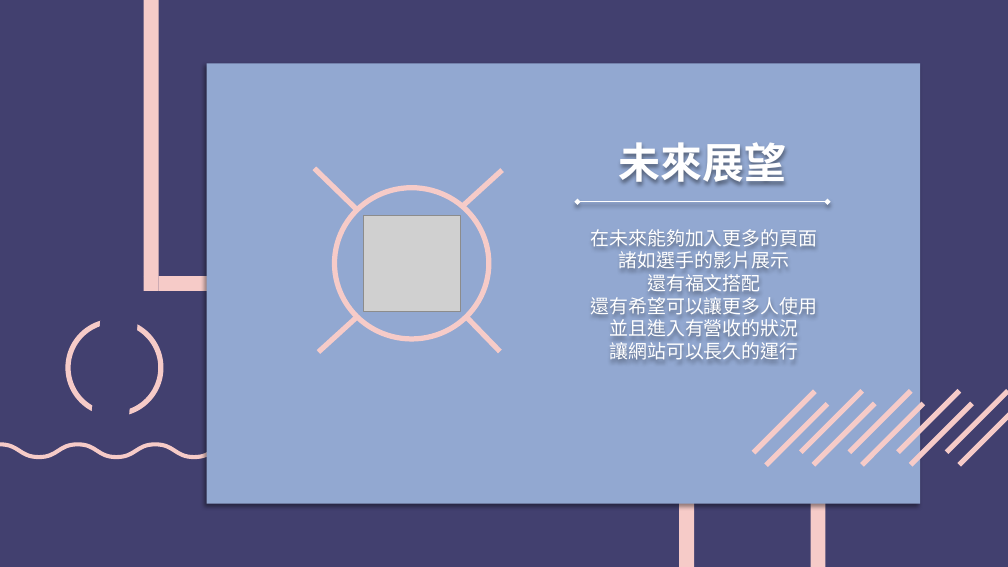
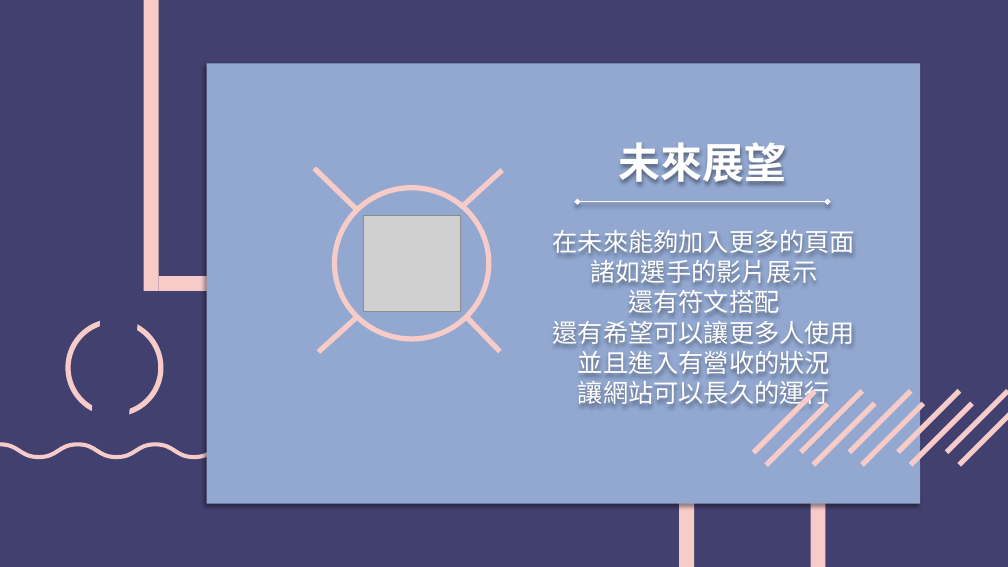
Before and after one commit to leonasdev/WebMidProject, a slide deck: slide 26 of 期末報告企畫書.pptx (slide 20 before the commit). Drawn at 1008x567 pixels with LibreOffice and Linux fonts; fonts in the diff are those of the drawing; grey boxes stand for pictures. Boxes give left, top, right and bottom in pixels: in the first picture for what was removed or moved away, otherwise in the second. Text is boxed around its words. In the diff, an @@ line names an element or a change of style, - is before the commit and + after.

```diff
--- a/期末報告企畫書.pptx
+++ b/期末報告企畫書.pptx
@@ text at <box>553,230,855,409</box>: size 18 to 24 pt in "在未來能夠加入更多的頁面", "諸如選手的影片展示", "還有希望可以讓更多人使用", "並且進入有營收的狀況" and 1 more places @@
@@ text at <box>628,290,779,313</box>: text changed; size 18 to 24 pt @@
-還有福文搭配
+還有符文搭配
```
Also in this commit, not shown: 9 other slides changed, 7 slides added, 1 slide removed.
